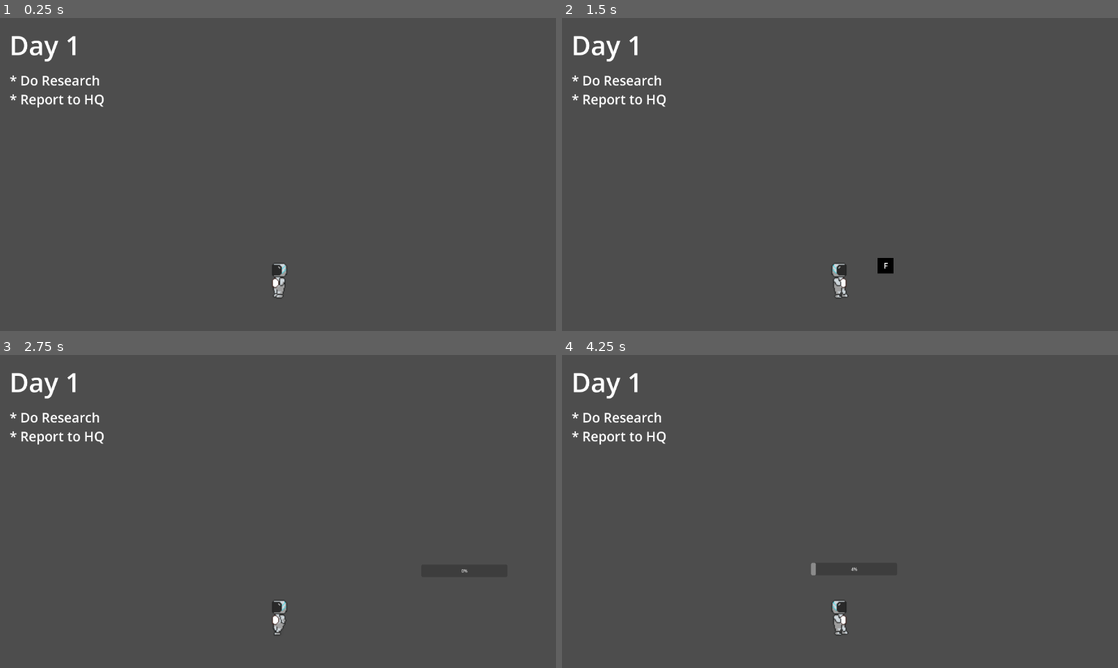
Above: before the commit, frames 1-4 (two rows, left to right).
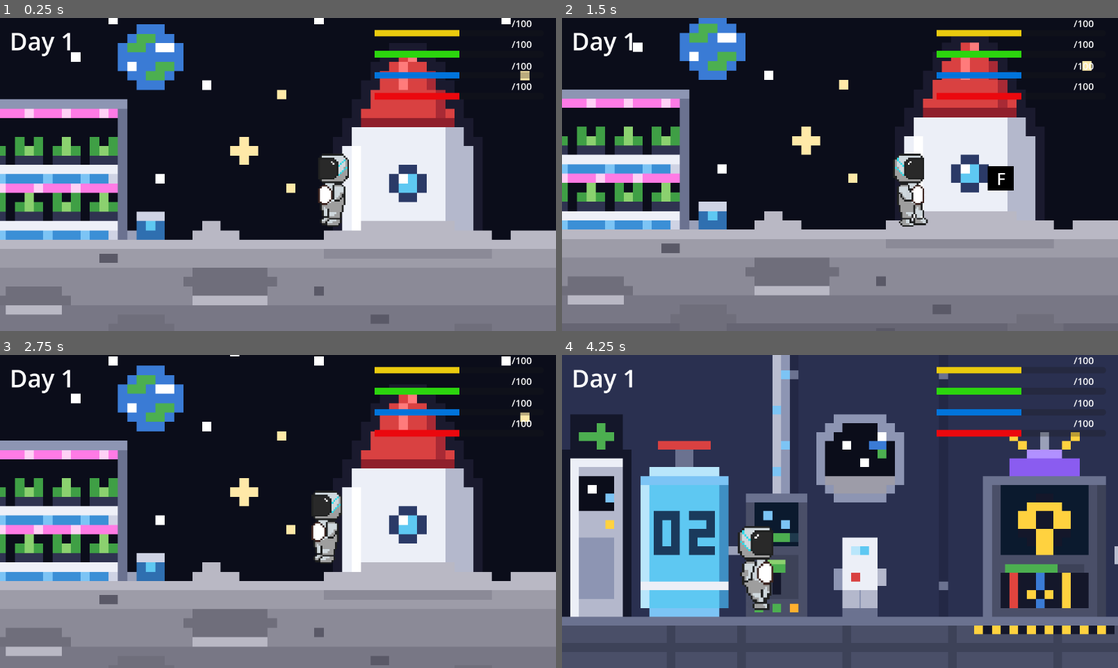
Above: after the commit, the same moments.

Repository: jerrsjackDeet/nasa_hackaton_2026_repo
Game: Godot game, scene res://scene/outpost.tscn
The game is run twice, just before and just after one commit, with the same random seed, the same clock (stepped at 60 frames per second) and the same inputs. The project has no main scene, so this scene is started directly.
Inputs:
- Up to frame 1 (0.25 s): no input
- Up to frame 2 (1.5 s): hold A (a) 0.53-1.28 s; hold Right from 0.53 s (still down); tap Space at 0.77 s; tap D (d) at 0.8, 1.35 s
- Up to frame 3 (2.75 s): tap Space at 1.52 s; tap P (f) at 1.55 s; release Right at 2.03 s; hold Left from 2.03 s (still down); hold P (f) from 2.03 s (still down); tap A (a) at 2.3 s
- Up to frame 4 (4.25 s): release Left at 2.78 s; release P (f) at 2.78 s; hold Right from 2.78 s (still down); tap A (a) at 2.85 s; tap Space at 3.02, 3.77 s; tap D (d) at 3.05 s; hold D (d) from 3.53 s (still down); tap P (f) at 3.8 s

The runs differ from the first frame. In frame 1, 100% of the frame differs, in the area x 0-100%, y 0-100%; in frame 2, 100%; in frame 3, 100%; in frame 4, 94%.

Commit message:
finish world building

Diff:
--- a/project.godot
+++ b/project.godot
@@ -46,5 +46,6 @@
 
 [rendering]
 
+textures/canvas_textures/default_texture_filter=0
 renderer/rendering_method="gl_compatibility"
 renderer/rendering_method.mobile="gl_compatibility"
--- a/scene/outpost.tscn
+++ b/scene/outpost.tscn
@@ -1,20 +1,31 @@
-[gd_scene load_steps=16 format=3 uid="uid://cx8v0ju32xje7"]
+[gd_scene load_steps=21 format=3 uid="uid://cx8v0ju32xje7"]
 
 [ext_resource type="Script" uid="uid://dask3i7dtqhc8" path="res://script/character_body_2d.gd" id="1_8xuf0"]
 [ext_resource type="Script" uid="uid://o4hngdx4d3hq" path="res://script/outpost.gd" id="1_i6l24"]
+[ext_resource type="Texture2D" uid="uid://bddioxg1yyejb" path="res://assets/bg_outpost.png" id="2_f8oru"]
 [ext_resource type="Texture2D" uid="uid://bq4eeu0orq5kw" path="res://assets/character.png" id="2_i6l24"]
+[ext_resource type="PackedScene" uid="uid://shwdyuwoek8e" path="res://scene/ui_ux.tscn" id="5_kqs2q"]
 
 [sub_resource type="RectangleShape2D" id="RectangleShape2D_48txk"]
 size = Vector2(2722, 21)
 
+[sub_resource type="RectangleShape2D" id="RectangleShape2D_7cdtv"]
+size = Vector2(112.25, 764.25)
+
+[sub_resource type="RectangleShape2D" id="RectangleShape2D_lacg4"]
+size = Vector2(112.25, 764.25)
+
 [sub_resource type="RectangleShape2D" id="RectangleShape2D_a4br3"]
 size = Vector2(208, 205)
 
+[sub_resource type="RectangleShape2D" id="RectangleShape2D_f8oru"]
+size = Vector2(570.5, 205)
+
 [sub_resource type="PhysicsMaterial" id="PhysicsMaterial_f8oru"]
 friction = 0.0
 
 [sub_resource type="RectangleShape2D" id="RectangleShape2D_kqs2q"]
-size = Vector2(85, 128.5)
+size = Vector2(121, 211.5)
 
 [sub_resource type="AtlasTexture" id="AtlasTexture_yyx4s"]
 atlas = ExtResource("2_i6l24")
@@ -81,15 +92,34 @@
 [node name="outpost" type="Node2D"]
 script = ExtResource("1_i6l24")
 
+[node name="BgOutpost" type="Sprite2D" parent="."]
+position = Vector2(523, 494)
+scale = Vector2(0.692073, 0.692073)
+texture = ExtResource("2_f8oru")
+
 [node name="floor" type="StaticBody2D" parent="."]
-position = Vector2(480, 628)
+position = Vector2(480, 675)
 
 [node name="CollisionShape2D" type="CollisionShape2D" parent="floor"]
 position = Vector2(164, 11.5)
 shape = SubResource("RectangleShape2D_48txk")
 
+[node name="wall1" type="StaticBody2D" parent="."]
+position = Vector2(-444, 678)
+
+[node name="CollisionShape2D" type="CollisionShape2D" parent="wall1"]
+position = Vector2(-44, -378.875)
+shape = SubResource("RectangleShape2D_7cdtv")
+
+[node name="wall2" type="StaticBody2D" parent="."]
+position = Vector2(1549, 684)
+
+[node name="CollisionShape2D" type="CollisionShape2D" parent="wall2"]
+position = Vector2(-44, -378.875)
+shape = SubResource("RectangleShape2D_lacg4")
+
 [node name="door_post" type="Area2D" parent="."]
-position = Vector2(1041, 596)
+position = Vector2(1041, 643)
 
 [node name="CollisionShape2D" type="CollisionShape2D" parent="door_post"]
 position = Vector2(-51, -71.5)
@@ -97,14 +127,40 @@
 debug_color = Color(0.917673, 0.268049, 0.259466, 0.42)
 
 [node name="press_hint" type="ColorRect" parent="door_post"]
-visible = false
-offset_left = 21.0
-offset_top = -151.0
-offset_right = 80.0
-offset_bottom = -92.0
+offset_left = 19.0
+offset_top = -157.0
+offset_right = 97.0
+offset_bottom = -85.0
 color = Color(0, 0, 0, 1)
 
 [node name="Label" type="Label" parent="door_post/press_hint"]
+layout_mode = 0
+offset_left = 20.0
+offset_top = 2.0
+offset_right = 60.0
+offset_bottom = 71.0
+theme_override_font_sizes/font_size = 50
+text = "F"
+horizontal_alignment = 1
+vertical_alignment = 1
+
+[node name="hidroponik" type="Area2D" parent="."]
+position = Vector2(110, 616)
+
+[node name="CollisionShape2D" type="CollisionShape2D" parent="hidroponik"]
+position = Vector2(-183.75, -44.5)
+shape = SubResource("RectangleShape2D_f8oru")
+debug_color = Color(0.411129, 0.604346, 0.132725, 0.42)
+
+[node name="press_hint2" type="ColorRect" parent="hidroponik"]
+visible = false
+offset_left = 77.0
+offset_top = -124.0
+offset_right = 136.0
+offset_bottom = -65.0
+color = Color(0, 0, 0, 1)
+
+[node name="Label" type="Label" parent="hidroponik/press_hint2"]
 layout_mode = 0
 offset_left = 10.0
 offset_top = 8.0
@@ -115,77 +171,76 @@
 horizontal_alignment = 1
 vertical_alignment = 1
 
-[node name="door_research1" type="Area2D" parent="."]
-position = Vector2(110, 569)
-
-[node name="CollisionShape2D" type="CollisionShape2D" parent="door_research1"]
-position = Vector2(-2.5, -44.5)
-shape = SubResource("RectangleShape2D_a4br3")
-debug_color = Color(0.917673, 0.268049, 0.259466, 0.42)
-
-[node name="press_hint2" type="ColorRect" parent="door_research1"]
-visible = false
-offset_left = 77.0
-offset_top = -124.0
-offset_right = 136.0
-offset_bottom = -65.0
-color = Color(0, 0, 0, 1)
-
-[node name="Label" type="Label" parent="door_research1/press_hint2"]
-layout_mode = 0
-offset_left = 10.0
-offset_top = 8.0
-offset_right = 50.0
-offset_bottom = 50.0
-theme_override_font_sizes/font_size = 30
-text = "F"
-horizontal_alignment = 1
-vertical_alignment = 1
-
 [node name="char" type="RigidBody2D" parent="."]
-position = Vector2(828, 557)
+position = Vector2(746, 557)
 mass = 80.0
 physics_material_override = SubResource("PhysicsMaterial_f8oru")
 gravity_scale = 0.5
 script = ExtResource("1_8xuf0")
 
+[node name="Camera2D" type="Camera2D" parent="char"]
+offset = Vector2(0, -90)
+zoom = Vector2(0.7, 0.7)
+limit_left = -428
+limit_top = -71
+limit_right = 1446
+
 [node name="CollisionShape2D" type="CollisionShape2D" parent="char"]
-position = Vector2(-4.5, -1.75)
+position = Vector2(30.5, -43.25)
 shape = SubResource("RectangleShape2D_kqs2q")
 
-[node name="UI_task" type="Control" parent="char"]
+[node name="anim_char" type="AnimatedSprite2D" parent="char"]
+position = Vector2(33.75, -59.125)
+scale = Vector2(5.39062, 5.39062)
+sprite_frames = SubResource("SpriteFrames_7cdtv")
+animation = &"idle"
+flip_h = true
+
+[node name="RayCast2D" type="RayCast2D" parent="char"]
+target_position = Vector2(-2, 77)
+
+[node name="Marker2D" type="Marker2D" parent="."]
+position = Vector2(-428, 357)
+
+[node name="CanvasLayer" type="CanvasLayer" parent="."]
+visible = false
+
+[node name="UI_task" type="Control" parent="CanvasLayer"]
+visible = false
 layout_mode = 3
 anchors_preset = 8
 anchor_left = 0.5
 anchor_top = 0.5
 anchor_right = 0.5
 anchor_bottom = 0.5
-offset_left = -576.0
-offset_top = -474.0
-offset_right = 587.0
-offset_bottom = 186.0
+offset_left = -566.0
+offset_top = -312.0
+offset_right = 597.0
+offset_bottom = 348.0
 grow_horizontal = 2
 grow_vertical = 2
 size_flags_horizontal = 4
 size_flags_vertical = 4
 
-[node name="day_1" type="Control" parent="char/UI_task"]
+[node name="day_1" type="Control" parent="CanvasLayer/UI_task"]
+visible = false
 anchors_preset = 0
-offset_left = -450.0
-offset_top = -451.0
-offset_right = -410.0
-offset_bottom = -411.0
-
-[node name="day1" type="Label" parent="char/UI_task/day_1"]
+offset_left = 6.0
+offset_top = 35.0
+offset_right = 46.0
+offset_bottom = 75.0
+
+[node name="day1" type="Label" parent="CanvasLayer/UI_task/day_1"]
 layout_mode = 0
 offset_left = 14.0
 offset_top = -31.0
 offset_right = 282.0
 offset_bottom = 106.0
-theme_override_font_sizes/font_size = 100
+theme_override_font_sizes/font_size = 70
 text = "Day 1"
 
-[node name="Label2" type="Label" parent="char/UI_task/day_1"]
+[node name="Label2" type="Label" parent="CanvasLayer/UI_task/day_1"]
+visible = false
 layout_mode = 0
 offset_left = 15.0
 offset_top = 136.0
@@ -196,7 +251,8 @@
 horizontal_alignment = 1
 vertical_alignment = 1
 
-[node name="Label3" type="Label" parent="char/UI_task/day_1"]
+[node name="Label3" type="Label" parent="CanvasLayer/UI_task/day_1"]
+visible = false
 layout_mode = 0
 offset_left = 15.0
 offset_top = 207.0
@@ -207,7 +263,7 @@
 horizontal_alignment = 1
 vertical_alignment = 1
 
-[node name="ColorRect" type="ColorRect" parent="char/UI_task/day_1"]
+[node name="ColorRect" type="ColorRect" parent="CanvasLayer/UI_task/day_1"]
 visible = false
 layout_mode = 0
 offset_left = 55.0
@@ -215,7 +271,7 @@
 offset_right = 361.0
 offset_bottom = 177.0
 
-[node name="ColorRect2" type="ColorRect" parent="char/UI_task/day_1"]
+[node name="ColorRect2" type="ColorRect" parent="CanvasLayer/UI_task/day_1"]
 visible = false
 layout_mode = 0
 offset_left = 58.0
@@ -223,19 +279,7 @@
 offset_right = 372.0
 offset_bottom = 247.0
 
-[node name="Camera2D" type="Camera2D" parent="char"]
-offset = Vector2(0, -400)
-zoom = Vector2(0.55, 0.55)
-
-[node name="anim_char" type="AnimatedSprite2D" parent="char"]
-position = Vector2(1, -10)
-scale = Vector2(3.34375, 3.34375)
-sprite_frames = SubResource("SpriteFrames_7cdtv")
-animation = &"idle"
-flip_h = true
-
-[node name="RayCast2D" type="RayCast2D" parent="char"]
-target_position = Vector2(-2, 77)
+[node name="ui_ux" parent="." instance=ExtResource("5_kqs2q")]
 
 [connection signal="body_entered" from="door_post" to="char" method="_on_door_post_body_entered"]
 [connection signal="body_exited" from="door_post" to="char" method="_on_door_post_body_exited"]
--- a/scene/post.tscn
+++ b/scene/post.tscn
@@ -1,11 +1,19 @@
-[gd_scene load_steps=17 format=3 uid="uid://cwbkwb80sw6qb"]
+[gd_scene load_steps=23 format=3 uid="uid://cwbkwb80sw6qb"]
 
 [ext_resource type="Script" uid="uid://dask3i7dtqhc8" path="res://script/character_body_2d.gd" id="1_goyt1"]
 [ext_resource type="Script" uid="uid://b1m1l3vqle63c" path="res://script/post.gd" id="1_yyx4s"]
+[ext_resource type="Texture2D" uid="uid://vpkult1nocnr" path="res://assets/bg_post.png" id="2_6ljet"]
 [ext_resource type="Texture2D" uid="uid://bq4eeu0orq5kw" path="res://assets/character.png" id="2_goyt1"]
+[ext_resource type="PackedScene" uid="uid://shwdyuwoek8e" path="res://scene/ui_ux.tscn" id="4_76txx"]
 
 [sub_resource type="RectangleShape2D" id="RectangleShape2D_tnmt1"]
-size = Vector2(288.5, 193)
+size = Vector2(220.25, 221.5)
+
+[sub_resource type="RectangleShape2D" id="RectangleShape2D_6ljet"]
+size = Vector2(107, 221.5)
+
+[sub_resource type="RectangleShape2D" id="RectangleShape2D_0aubw"]
+size = Vector2(133, 221.5)
 
 [sub_resource type="PhysicsMaterial" id="PhysicsMaterial_goyt1"]
 friction = 0.0
@@ -76,29 +84,51 @@
 }]
 
 [sub_resource type="RectangleShape2D" id="RectangleShape2D_goyt1"]
-size = Vector2(207, 245)
+size = Vector2(112, 288)
 
 [sub_resource type="RectangleShape2D" id="RectangleShape2D_yyx4s"]
 size = Vector2(2725, 49)
 
+[sub_resource type="RectangleShape2D" id="RectangleShape2D_mepgo"]
+size = Vector2(81, 571.75)
+
+[sub_resource type="RectangleShape2D" id="RectangleShape2D_no3pq"]
+size = Vector2(81, 566.75)
+
 [node name="post" type="Node2D"]
 script = ExtResource("1_yyx4s")
 
-[node name="Area2D" type="Area2D" parent="."]
-position = Vector2(961, 474)
-
-[node name="CollisionShape2D" type="CollisionShape2D" parent="Area2D"]
+[node name="BgPost" type="Sprite2D" parent="."]
+position = Vector2(678.049, 356)
+scale = Vector2(0.35, 0.35)
+texture = ExtResource("2_6ljet")
+
+[node name="listrik" type="Area2D" parent="."]
+position = Vector2(961, 446)
+
+[node name="CollisionShape2D" type="CollisionShape2D" parent="listrik"]
+position = Vector2(23.125, -14.25)
 shape = SubResource("RectangleShape2D_tnmt1")
 debug_color = Color(0.346661, 0.613287, 0.269763, 0.42)
 
-[node name="ProgressBar" type="ProgressBar" parent="Area2D"]
-offset_left = -161.0
-offset_top = -180.0
-offset_right = 163.0
-offset_bottom = -133.0
+[node name="medic_center" type="Area2D" parent="."]
+position = Vector2(683, 449)
+
+[node name="CollisionShape2D" type="CollisionShape2D" parent="medic_center"]
+position = Vector2(-12.5, -14.25)
+shape = SubResource("RectangleShape2D_6ljet")
+debug_color = Color(0.346661, 0.613287, 0.269763, 0.42)
+
+[node name="o2" type="Area2D" parent="."]
+position = Vector2(537, 454)
+
+[node name="CollisionShape2D" type="CollisionShape2D" parent="o2"]
+position = Vector2(-21.5, -14.25)
+shape = SubResource("RectangleShape2D_0aubw")
+debug_color = Color(0.346661, 0.613287, 0.269763, 0.42)
 
 [node name="char" type="RigidBody2D" parent="."]
-position = Vector2(368, 484)
+position = Vector2(389, 468)
 mass = 80.0
 physics_material_override = SubResource("PhysicsMaterial_goyt1")
 gravity_scale = 0.5
@@ -108,30 +138,99 @@
 position = Vector2(-4.5, -1.75)
 shape = SubResource("RectangleShape2D_udytp")
 
-[node name="UI_task" type="Control" parent="char"]
+[node name="Camera2D" type="Camera2D" parent="char"]
+offset = Vector2(0, -90)
+zoom = Vector2(1.3, 1.3)
+limit_left = 196
+limit_top = 72
+limit_right = 1145
+
+[node name="anim_char" type="AnimatedSprite2D" parent="char"]
+position = Vector2(1, -10)
+scale = Vector2(3.34375, 3.34375)
+sprite_frames = SubResource("SpriteFrames_c4y2x")
+animation = &"idle"
+
+[node name="RayCast2D" type="RayCast2D" parent="char"]
+target_position = Vector2(-2, 77)
+
+[node name="door_out_facility" type="Area2D" parent="."]
+position = Vector2(260, 518)
+
+[node name="CollisionShape2D" type="CollisionShape2D" parent="door_out_facility"]
+position = Vector2(-5, -114)
+shape = SubResource("RectangleShape2D_goyt1")
+debug_color = Color(0.917673, 0.268049, 0.259466, 0.42)
+
+[node name="press_hint" type="ColorRect" parent="door_out_facility"]
+visible = false
+offset_left = 21.0
+offset_top = -151.0
+offset_right = 80.0
+offset_bottom = -92.0
+color = Color(0, 0, 0, 1)
+
+[node name="Label" type="Label" parent="door_out_facility/press_hint"]
+layout_mode = 0
+offset_left = 10.0
+offset_top = 8.0
+offset_right = 50.0
+offset_bottom = 50.0
+theme_override_font_sizes/font_size = 30
+text = "F"
+horizontal_alignment = 1
+vertical_alignment = 1
+
+[node name="floor" type="StaticBody2D" parent="."]
+position = Vector2(-247, 561)
+
+[node name="CollisionShape2D" type="CollisionShape2D" parent="floor"]
+position = Vector2(1312.5, 14.5)
+shape = SubResource("RectangleShape2D_yyx4s")
+
+[node name="wall1" type="StaticBody2D" parent="."]
+position = Vector2(-1117, 533)
+
+[node name="CollisionShape2D" type="CollisionShape2D" parent="wall1"]
+position = Vector2(1271, -236.125)
+shape = SubResource("RectangleShape2D_mepgo")
+
+[node name="wall2" type="StaticBody2D" parent="."]
+position = Vector2(-83, 532)
+
+[node name="CollisionShape2D" type="CollisionShape2D" parent="wall2"]
+position = Vector2(1271, -233.625)
+shape = SubResource("RectangleShape2D_no3pq")
+
+[node name="CanvasLayer" type="CanvasLayer" parent="."]
+visible = false
+
+[node name="UI_task" type="Control" parent="CanvasLayer"]
+visible = false
 layout_mode = 3
 anchors_preset = 8
 anchor_left = 0.5
 anchor_top = 0.5
 anchor_right = 0.5
 anchor_bottom = 0.5
-offset_left = -576.0
-offset_top = -474.0
-offset_right = 587.0
-offset_bottom = 186.0
+offset_left = -784.0
+offset_top = -314.0
+offset_right = 379.0
+offset_bottom = 346.0
 grow_horizontal = 2
 grow_vertical = 2
 size_flags_horizontal = 4
 size_flags_vertical = 4
 
-[node name="day_1" type="Control" parent="char/UI_task"]
+[node name="day_1" type="Control" parent="CanvasLayer/UI_task"]
+visible = false
 anchors_preset = 0
 offset_left = -450.0
 offset_top = -451.0
 offset_right = -410.0
 offset_bottom = -411.0
 
-[node name="day1" type="Label" parent="char/UI_task/day_1"]
+[node name="day1" type="Label" parent="CanvasLayer/UI_task/day_1"]
 layout_mode = 0
 offset_left = 14.0
 offset_top = -31.0
@@ -140,7 +239,8 @@
 theme_override_font_sizes/font_size = 100
 text = "Day 1"
 
-[node name="Label2" type="Label" parent="char/UI_task/day_1"]
+[node name="Label2" type="Label" parent="CanvasLayer/UI_task/day_1"]
+visible = false
 layout_mode = 0
 offset_left = 15.0
 offset_top = 136.0
@@ -151,7 +251,8 @@
 horizontal_alignment = 1
 vertical_alignment = 1
 
-[node name="Label3" type="Label" parent="char/UI_task/day_1"]
+[node name="Label3" type="Label" parent="CanvasLayer/UI_task/day_1"]
+visible = false
 layout_mode = 0
 offset_left = 15.0
 offset_top = 207.0
@@ -162,7 +263,7 @@
 horizontal_alignment = 1
 vertical_alignment = 1
 
-[node name="ColorRect" type="ColorRect" parent="char/UI_task/day_1"]
+[node name="ColorRect" type="ColorRect" parent="CanvasLayer/UI_task/day_1"]
 visible = false
 layout_mode = 0
 offset_left = 55.0
@@ -170,7 +271,7 @@
 offset_right = 361.0
 offset_bottom = 177.0
 
-[node name="ColorRect2" type="ColorRect" parent="char/UI_task/day_1"]
+[node name="ColorRect2" type="ColorRect" parent="CanvasLayer/UI_task/day_1"]
 visible = false
 layout_mode = 0
 offset_left = 58.0
@@ -178,54 +279,16 @@
 offset_right = 372.0
 offset_bottom = 247.0
 
-[node name="Camera2D" type="Camera2D" parent="char"]
-offset = Vector2(0, -400)
-zoom = Vector2(0.55, 0.55)
-
-[node name="anim_char" type="AnimatedSprite2D" parent="char"]
-position = Vector2(1, -10)
-scale = Vector2(3.34375, 3.34375)
-sprite_frames = SubResource("SpriteFrames_c4y2x")
-animation = &"idle"
-
-[node name="RayCast2D" type="RayCast2D" parent="char"]
-target_position = Vector2(-2, 77)
-
-[node name="door_out_facility" type="Area2D" parent="."]
-position = Vector2(-49, 539)
-
-[node name="CollisionShape2D" type="CollisionShape2D" parent="door_out_facility"]
-position = Vector2(-52.5, -91.5)
-shape = SubResource("RectangleShape2D_goyt1")
-debug_color = Color(0.917673, 0.268049, 0.259466, 0.42)
-
-[node name="press_hint" type="ColorRect" parent="door_out_facility"]
-visible = false
-offset_left = 21.0
-offset_top = -151.0
-offset_right = 80.0
-offset_bottom = -92.0
-color = Color(0, 0, 0, 1)
-
-[node name="Label" type="Label" parent="door_out_facility/press_hint"]
-layout_mode = 0
-offset_left = 10.0
-offset_top = 8.0
-offset_right = 50.0
-offset_bottom = 50.0
-theme_override_font_sizes/font_size = 30
-text = "F"
-horizontal_alignment = 1
-vertical_alignment = 1
-
-[node name="floor" type="StaticBody2D" parent="."]
-position = Vector2(-247, 589)
-
-[node name="CollisionShape2D" type="CollisionShape2D" parent="floor"]
-position = Vector2(1312.5, 14.5)
-shape = SubResource("RectangleShape2D_yyx4s")
-
-[connection signal="body_entered" from="Area2D" to="char" method="_on_area_2d_body_entered"]
-[connection signal="body_exited" from="Area2D" to="char" method="_on_area_2d_body_exited"]
+[node name="ui_ux" parent="." instance=ExtResource("4_76txx")]
+
+[node name="Marker2D" type="Marker2D" parent="."]
+position = Vector2(1145, 375)
+
+[connection signal="body_entered" from="listrik" to="char" method="_on_area_2d_body_entered"]
+[connection signal="body_exited" from="listrik" to="char" method="_on_area_2d_body_exited"]
+[connection signal="body_entered" from="medic_center" to="char" method="_on_area_2d_body_entered"]
+[connection signal="body_exited" from="medic_center" to="char" method="_on_area_2d_body_exited"]
+[connection signal="body_entered" from="o2" to="char" method="_on_area_2d_body_entered"]
+[connection signal="body_exited" from="o2" to="char" method="_on_area_2d_body_exited"]
 [connection signal="body_entered" from="door_out_facility" to="char" method="_on_door_out_facility_body_entered"]
 [connection signal="body_exited" from="door_out_facility" to="char" method="_on_door_out_facility_body_exited"]
--- /dev/null
+++ b/scene/ui_ux.tscn
@@ -0,0 +1,130 @@
+[gd_scene load_steps=5 format=3 uid="uid://shwdyuwoek8e"]
+
+[sub_resource type="StyleBoxFlat" id="StyleBoxFlat_y3jyb"]
+bg_color = Color(0.921569, 0.796078, 0.054902, 1)
+
+[sub_resource type="StyleBoxFlat" id="StyleBoxFlat_g4ua4"]
+bg_color = Color(0.172549, 0.835294, 0.054902, 1)
+
+[sub_resource type="StyleBoxFlat" id="StyleBoxFlat_jq5cw"]
+bg_color = Color(0.00392157, 0.454902, 0.858824, 1)
+
+[sub_resource type="StyleBoxFlat" id="StyleBoxFlat_71h1p"]
+bg_color = Color(0.921569, 0.0313726, 0.054902, 1)
+
+[node name="ui_ux" type="CanvasLayer"]
+
+[node name="Control" type="Control" parent="."]
+layout_mode = 3
+anchors_preset = 0
+offset_right = 1152.0
+offset_bottom = 662.0
+
+[node name="day" type="Label" parent="Control"]
+layout_mode = 0
+offset_left = 20.0
+offset_top = 13.0
+offset_right = 155.0
+offset_bottom = 82.0
+theme_override_font_sizes/font_size = 50
+text = "Day 1"
+horizontal_alignment = 1
+vertical_alignment = 1
+
+[node name="100" type="Label" parent="Control"]
+layout_mode = 0
+offset_left = 1014.0
+offset_top = -23.0
+offset_right = 1149.0
+offset_bottom = 46.0
+theme_override_font_sizes/font_size = 20
+text = "/100"
+horizontal_alignment = 1
+vertical_alignment = 1
+
+[node name="104" type="Label" parent="Control"]
+layout_mode = 0
+offset_left = 976.0
+offset_top = -23.0
+offset_right = 1111.0
+offset_bottom = 46.0
+theme_override_font_sizes/font_size = 20
+horizontal_alignment = 1
+vertical_alignment = 1
+
+[node name="101" type="Label" parent="Control"]
+layout_mode = 0
+offset_left = 1014.0
+offset_top = 20.0
+offset_right = 1149.0
+offset_bottom = 89.0
+theme_override_font_sizes/font_size = 20
+text = "/100"
+horizontal_alignment = 1
+vertical_alignment = 1
+
+[node name="102" type="Label" parent="Control"]
+layout_mode = 0
+offset_left = 1014.0
+offset_top = 65.0
+offset_right = 1149.0
+offset_bottom = 134.0
+theme_override_font_sizes/font_size = 20
+text = "/100"
+horizontal_alignment = 1
+vertical_alignment = 1
+
+[node name="103" type="Label" parent="Control"]
+layout_mode = 0
+offset_left = 1014.0
+offset_top = 107.0
+offset_right = 1149.0
+offset_bottom = 176.0
+theme_override_font_sizes/font_size = 20
+text = "/100"
+horizontal_alignment = 1
+vertical_alignment = 1
+
+[node name="VBoxContainer" type="VBoxContainer" parent="Control"]
+layout_mode = 1
+anchors_preset = 8
+anchor_left = 0.5
+anchor_top = 0.5
+anchor_right = 0.5
+anchor_bottom = 0.5
+offset_left = 200.0
+offset_top = -306.0
+offset_right = 551.0
+offset_bottom = -162.0
+grow_horizontal = 2
+grow_vertical = 2
+theme_override_constants/separation = 30
+alignment = 1
+
+[node name="Electricity" type="ProgressBar" parent="Control/VBoxContainer"]
+layout_mode = 2
+size_flags_vertical = 3
+theme_override_styles/fill = SubResource("StyleBoxFlat_y3jyb")
+value = 50.0
+show_percentage = false
+
+[node name="food" type="ProgressBar" parent="Control/VBoxContainer"]
+layout_mode = 2
+size_flags_vertical = 3
+theme_override_styles/fill = SubResource("StyleBoxFlat_g4ua4")
+value = 50.0
+show_percentage = false
+
+[node name="oksigen" type="ProgressBar" parent="Control/VBoxContainer"]
+layout_mode = 2
+size_flags_vertical = 3
+theme_override_styles/fill = SubResource("StyleBoxFlat_jq5cw")
+value = 50.0
+show_percentage = false
+
+[node name="health" type="ProgressBar" parent="Control/VBoxContainer"]
+layout_mode = 2
+size_flags_vertical = 3
+theme_override_styles/fill = SubResource("StyleBoxFlat_71h1p")
+value = 50.0
+show_percentage = false
--- /dev/null
+++ b/script/100.gd
@@ -0,0 +1,4 @@
+extends Label
+
+func _process(delta: float) -> void:
+	$".".text = "tes" + " tes"
--- a/script/character_body_2d.gd
+++ b/script/character_body_2d.gd
@@ -21,22 +21,12 @@
 
 
 
-
-	if get_tree().current_scene.scene_file_path == "res://scene/post.tscn":
-		if dalam_task1 == true:
-			$"../Area2D/ProgressBar".value += 0.3
-		if $"../Area2D/ProgressBar" .value == 100:
-			$UI_task/day_1/ColorRect.visible = true
-
-
-
-
 func _physics_process(_delta) -> void:
 	dir = Input.get_axis("a", "d")
-	linear_velocity.x = dir * 500
+	linear_velocity.x = dir * 300
 	if Input.is_action_pressed("a") or Input.is_action_pressed("d"):
 		if $RayCast2D.is_colliding():
-			linear_velocity.y -= 30
+			linear_velocity.y -= 25
 
 
 func _on_area_2d_body_entered(body: Node2D) -> void:
Binary file added: assets/bg_outpost.png
Not shown, added: assets/bg_outpost.png.import
Binary file added: assets/bg_post.png
Not shown, added: assets/bg_post.png.import
Not shown, added: script/100.gd.uid
